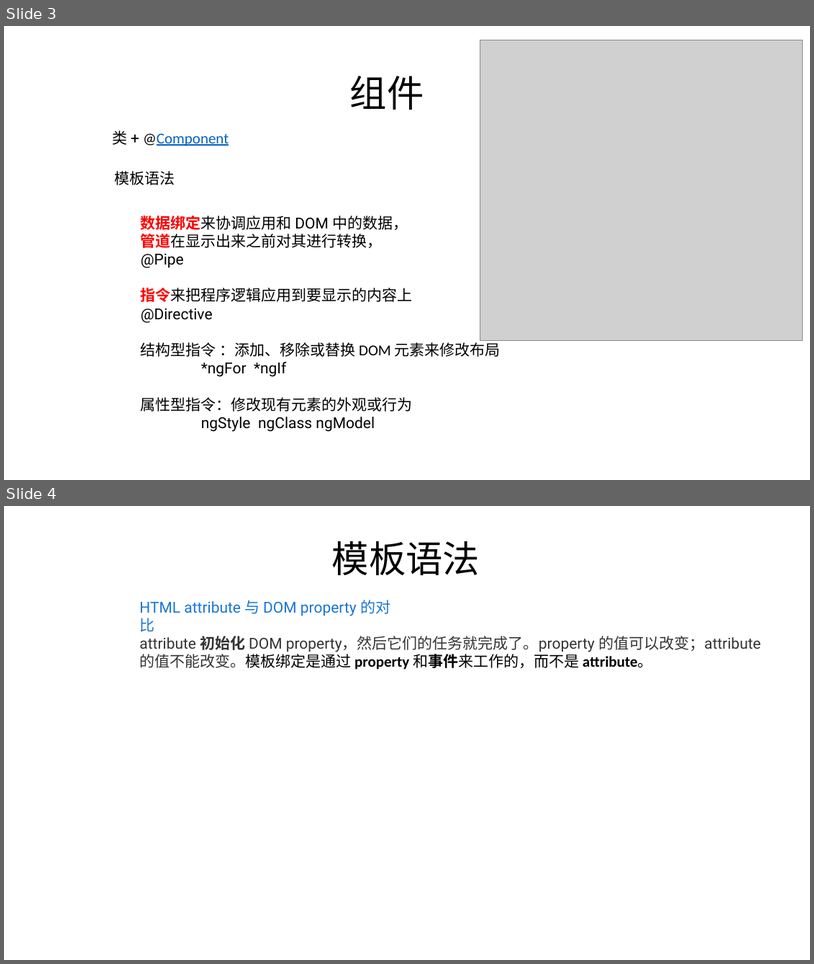
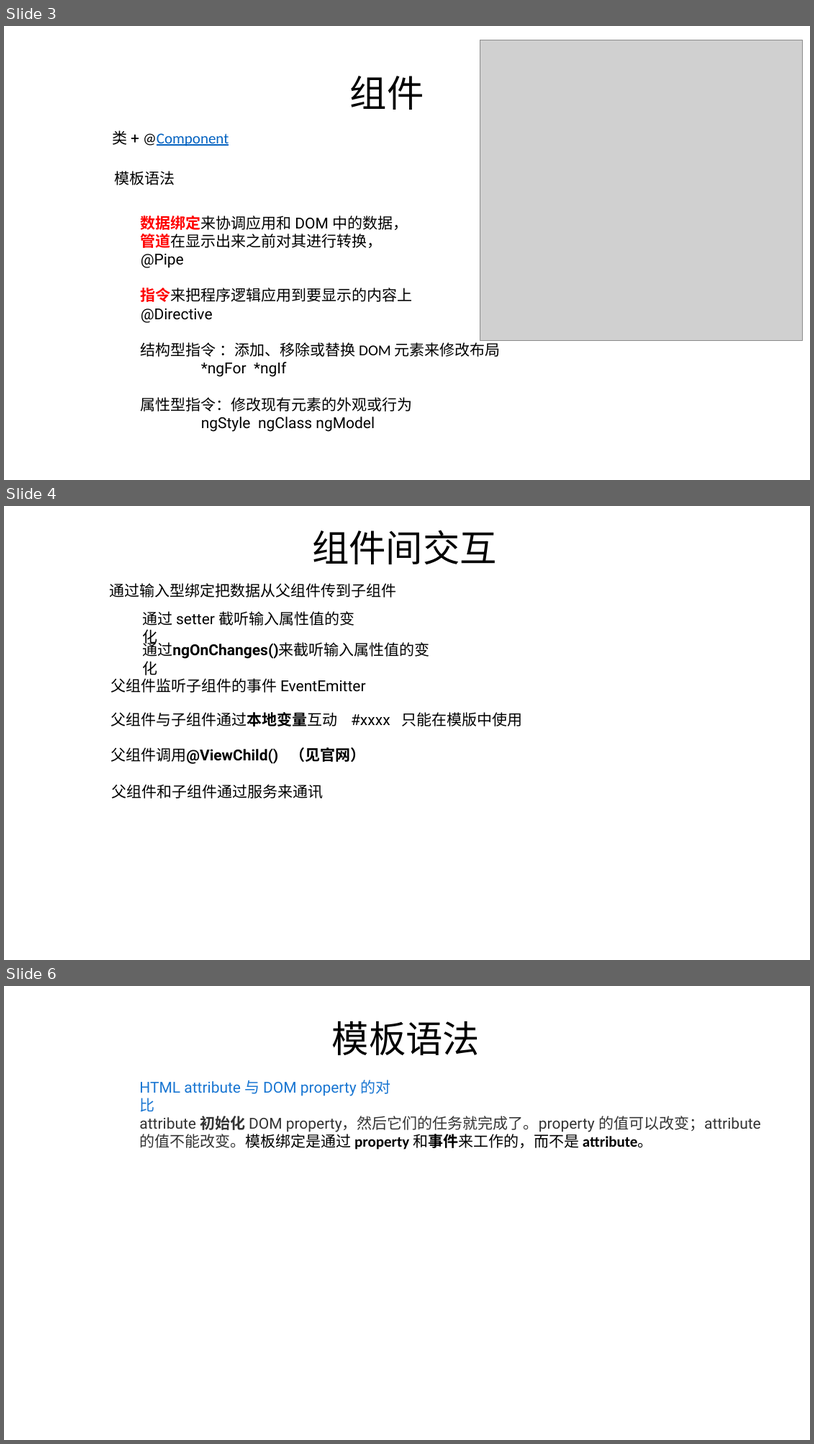
Before and after one commit to FredJiangFei/AngularDemo, a slide deck: Documents/angular.pptx. Shown one above the other, each under a label of ours: slides 3 and 4 before the commit, slides 3, 4 and 6 after it; the slides between them are not shown. The pictures are 814x964 and 814x1444 pixels, drawn with LibreOffice and Linux fonts; fonts in the diff are those of the drawing; grey boxes stand for pictures. Boxes give left, top, right and bottom in pixels: in the first picture for what was removed or moved away, otherwise in the second. Text is boxed around its words. In the diff, an @@ line names an element or a change of style, - is before the commit and + after.

```diff
--- a/Documents/angular.pptx
+++ b/Documents/angular.pptx
@@ slide 4 added at bbox=[4, 506, 810, 960], background #FFFFFF @@
@@ text added at bbox=[312, 530, 497, 564], 44 pt, text #000000 @@
+组件间交互
@@ text added at bbox=[110, 583, 397, 597], 18 pt, text #000000 @@
+通过输入型绑定把数据从父组件传到子组件
@@ text added at bbox=[142, 611, 355, 626], 18 pt, text #000000 @@
+通过 setter 截听输入属性值的变化
@@ text added at bbox=[142, 641, 430, 659], 18 pt, text #000000 @@
+通过ngOnChanges()来截听输入属性值的变化
@@ text added at bbox=[111, 678, 366, 692], 18 pt, text #000000 @@
+父组件监听子组件的事件 EventEmitter
@@ text added at bbox=[111, 712, 522, 726], 18 pt, text #000000 @@
+父组件与子组件通过本地变量互动 #xxxx 只能在模版中使用
@@ text added at bbox=[111, 747, 365, 764], 18 pt, text #000000, bold @@
+父组件调用@ViewChild() （见官网）
@@ text added at bbox=[111, 784, 323, 798], 18 pt, text #000000 @@
+父组件和子组件通过服务来通讯
@@ what was slide 4 is now slide 6 @@
```
Also in this commit, not shown: 1 slide changed, 3 other slides added.
